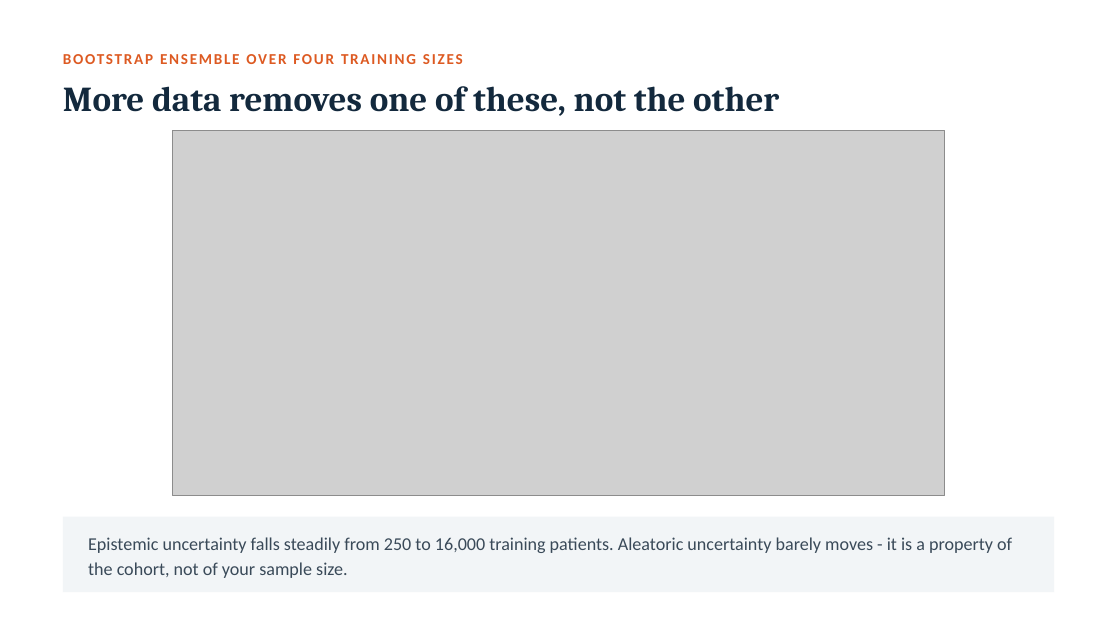
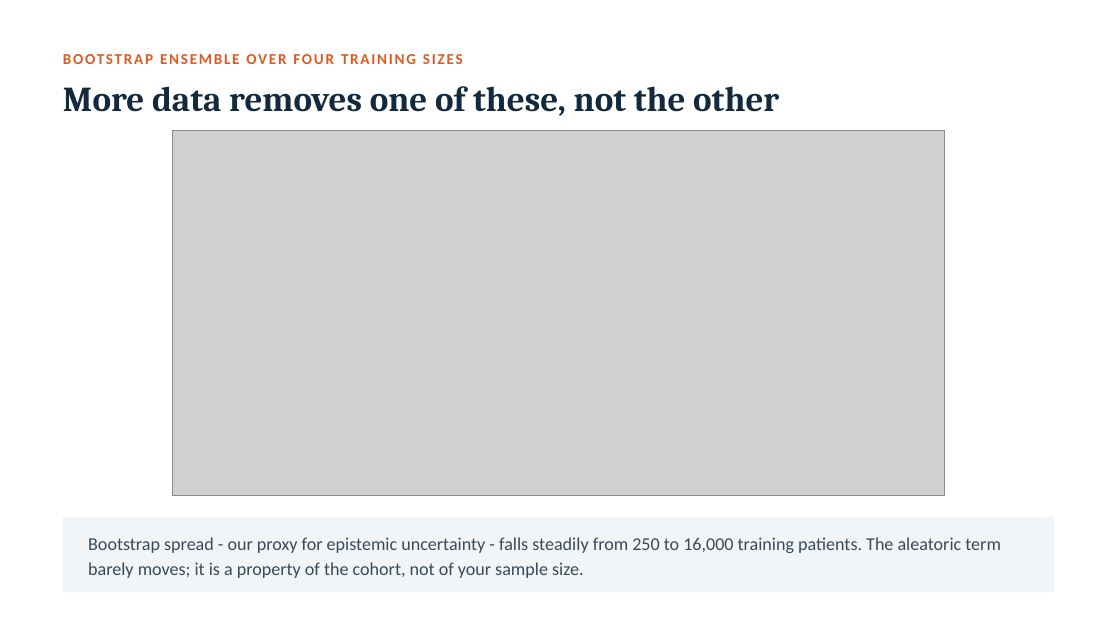
Before and after one commit to vafaei-ar/ai-uncertainty-2026-healthcare, a slide deck: slide 12 of slides/lecture1_honest_probabilities.pptx. Drawn at 1120x630 pixels with LibreOffice and Linux fonts; fonts in the diff are those of the drawing; grey boxes stand for pictures. Boxes give left, top, right and bottom in pixels: in the first picture for what was removed or moved away, otherwise in the second. Text is boxed around its words. In the diff, an @@ line names an element or a change of style, - is before the commit and + after.

```diff
--- a/slides/lecture1_honest_probabilities.pptx
+++ b/slides/lecture1_honest_probabilities.pptx
@@ text at [88,537,1001,578]: text changed @@
-Epistemic uncertainty falls steadily from 250 to 16,000 training patients. Aleatoric uncertainty barely moves - it is a property of the cohort, not of your sample size.
+Bootstrap spread - our proxy for epistemic uncertainty - falls steadily from 250 to 16,000 training patients. The aleatoric term barely moves; it is a property of the cohort, not of your sample size.
```
Also in this commit, not shown: 3 other slides changed, 17 other files.
